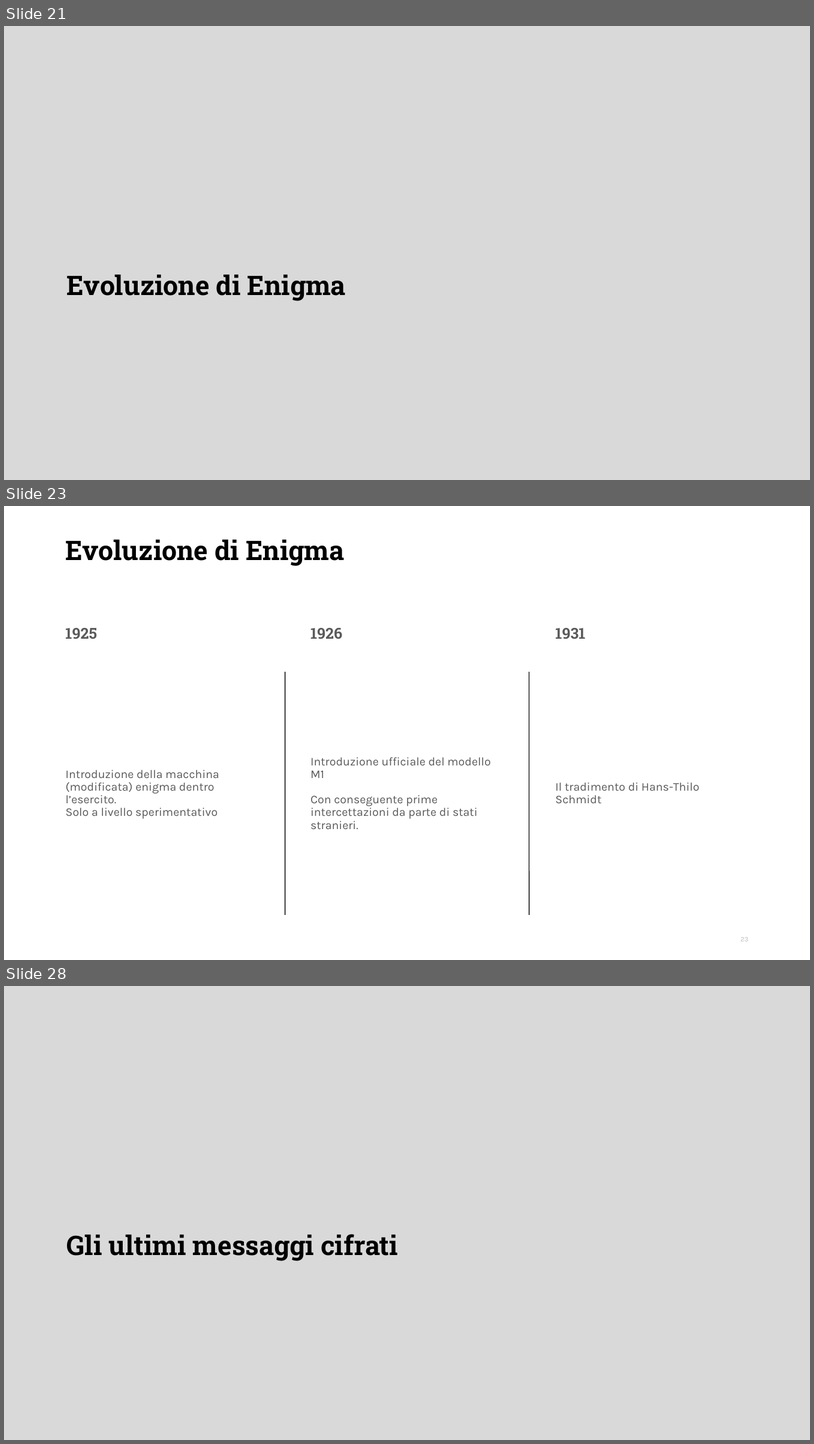
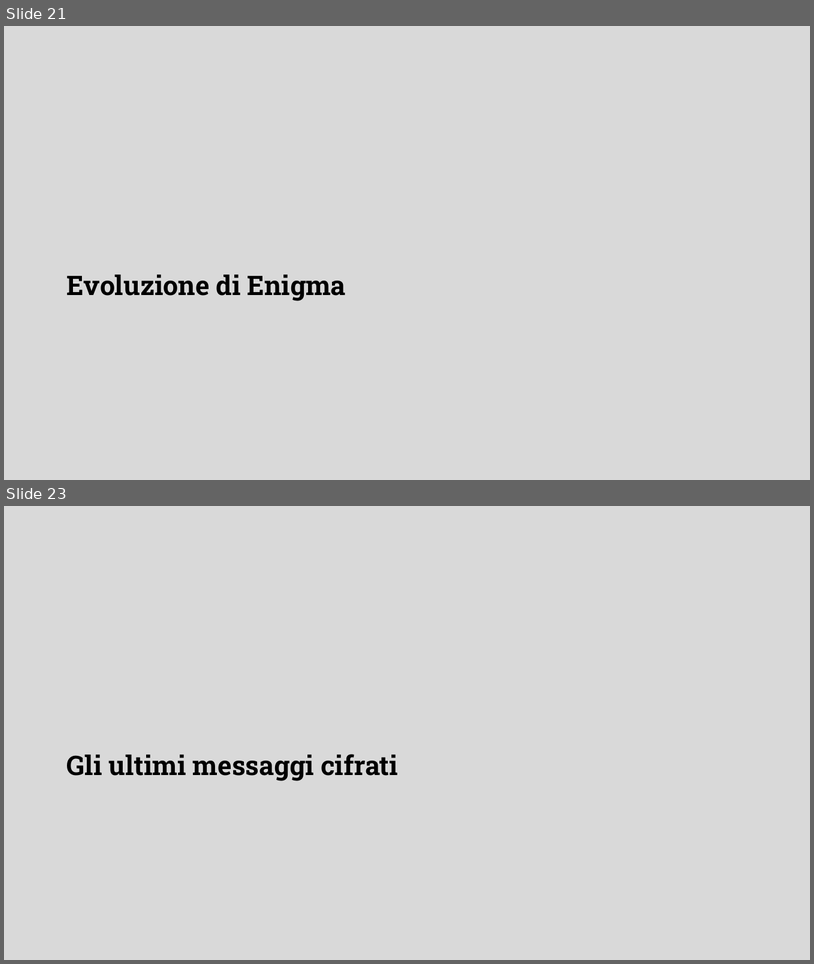
Before and after one commit to DanieleFerretti03/tesi-enigma, a slide deck: presentazione.odp. Shown one above the other, each under a label of ours: slides 21, 23 and 28 before the commit, slides 21 and 23 after it; the slides between them are not shown. The pictures are 814x1444 and 814x964 pixels, drawn with LibreOffice and Linux fonts; fonts in the diff are those of the drawing; background and template pictures are left out. Boxes give left, top, right and bottom in pixels: in the first picture for what was removed or moved away, otherwise in the second. Text is boxed around its words. In the diff, an @@ line names an element or a change of style, - is before the commit and + after.

Commit message:
Sostituzione slide Evoluzione di Enigma

```diff
--- a/presentazione.odp
+++ b/presentazione.odp
@@ slide 23 removed at bbox=[4, 506, 810, 960], background #FFFFFF @@
@@ title removed at bbox=[66, 540, 345, 566] @@
-Evoluzione di Enigma
@@ text removed at bbox=[65, 628, 96, 639] @@
-1925
@@ text removed at bbox=[311, 628, 342, 639] @@
-1926
@@ text removed at bbox=[555, 628, 585, 639] @@
-1931
@@ line removed from (285, 672) to (285, 915) @@
@@ line removed from (530, 672) to (530, 915) @@
@@ text removed at bbox=[311, 757, 491, 829] @@
-Introduzione ufficiale del modello M1
-Con conseguente prime intercettazioni da parte di stati stranieri.
@@ text removed at bbox=[66, 769, 219, 819] @@
-Introduzione della macchina (modificata) enigma dentro l’esercito.
-Solo a livello sperimentativo
@@ text removed at bbox=[555, 782, 700, 803] @@
-Il tradimento di Hans-Thilo Schmidt
@@ page number removed at bbox=[741, 937, 749, 941] @@
-23
@@ what was slide 28 is now slide 23 @@
```
Also in this commit, not shown: 1 slide added, 5 other slides removed, 1 other file.
